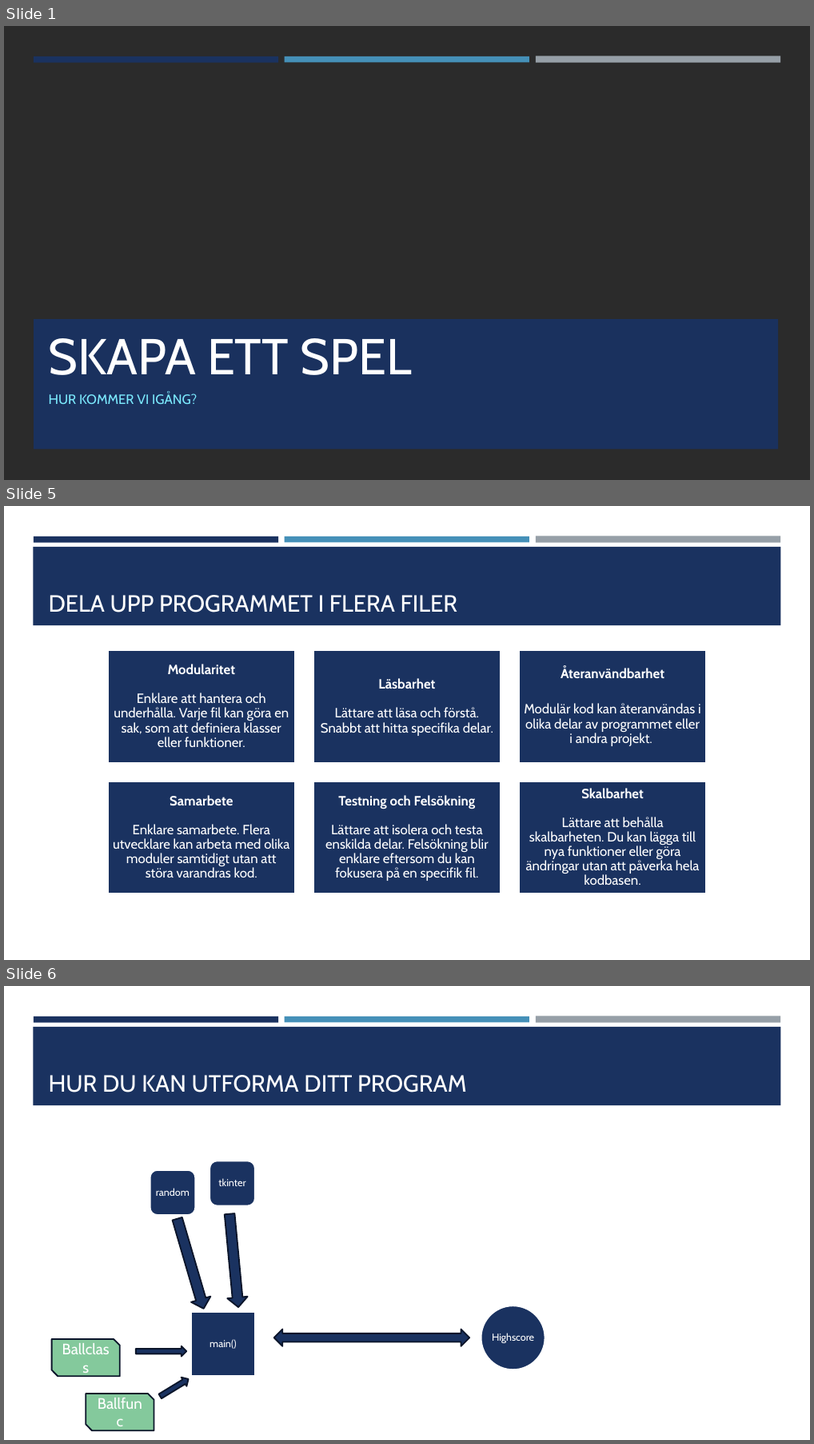
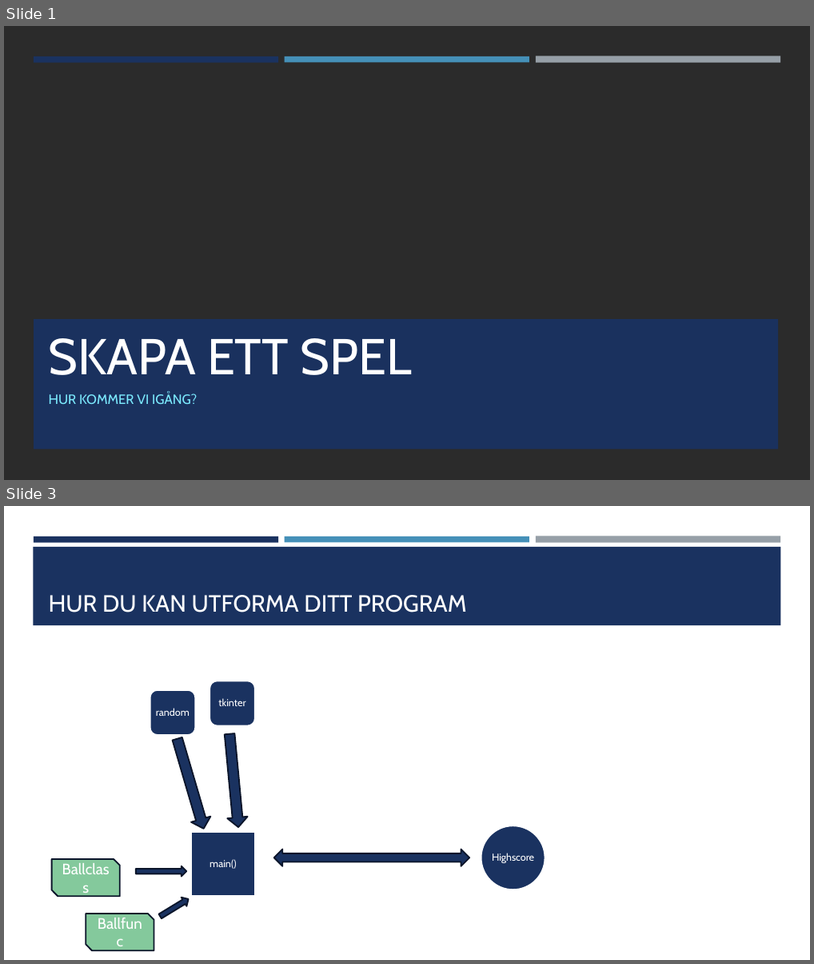
Before and after one commit to AleccInnov/Forts-ttningskurs_Python, a slide deck: Lektion 8/Exempel/Skapa ett spel.pptx. Shown one above the other, each under a label of ours: slides 1, 5 and 6 before the commit, slides 1 and 3 after it; the slides between them are not shown. The pictures are 814x1444 and 814x964 pixels, drawn with LibreOffice and Linux fonts; fonts in the diff are those of the drawing; background and template pictures are left out; a plain dark background stands for a picture behind light text. Boxes give left, top, right and bottom in pixels: in the first picture for what was removed or moved away, otherwise in the second. Text is boxed around its words. In the diff, an @@ line names an element or a change of style, - is before the commit and + after.

```diff
--- a/Lektion 8/Exempel/Skapa ett spel.pptx
+++ b/Lektion 8/Exempel/Skapa ett spel.pptx
@@ slide 5 removed at bbox=[4, 506, 810, 960], background #FFFFFF; not listed: 4 template elements that a slide beside it also shows @@
@@ title removed at bbox=[49, 595, 458, 612] @@
-DELA UPP PROGRAMMET I FLERA FILER
@@ group removed at bbox=[108, 651, 706, 894]: 6 rectangles, 6 texts @@
-Modularitet
-Enklare att hantera och underhålla. Varje fil kan göra en sak, som att definiera klasser eller funktioner.
-Läsbarhet
-Lättare att läsa och förstå. Snabbt att hitta specifika delar.
-Återanvändbarhet
-Modulär kod kan återanvändas i olika delar av programmet eller i andra projekt.
-Samarbete
-Enklare samarbete. Flera utvecklare kan arbeta med olika moduler samtidigt utan att störa varandras kod.
-Testning och Felsökning
-Lättare att isolera och testa enskilda delar. Felsökning blir enklare eftersom du kan fokusera på en specifik fil.
-Skalbarhet
-Lättare att behålla skalbarheten. Du kan lägga till nya funktioner eller göra ändringar utan att påverka hela kodbasen.
@@ what was slide 6 is now slide 3 @@
```
Also in this commit, not shown: 2 slides changed, 6 slides added, 1 other slide removed, 7 other files.
